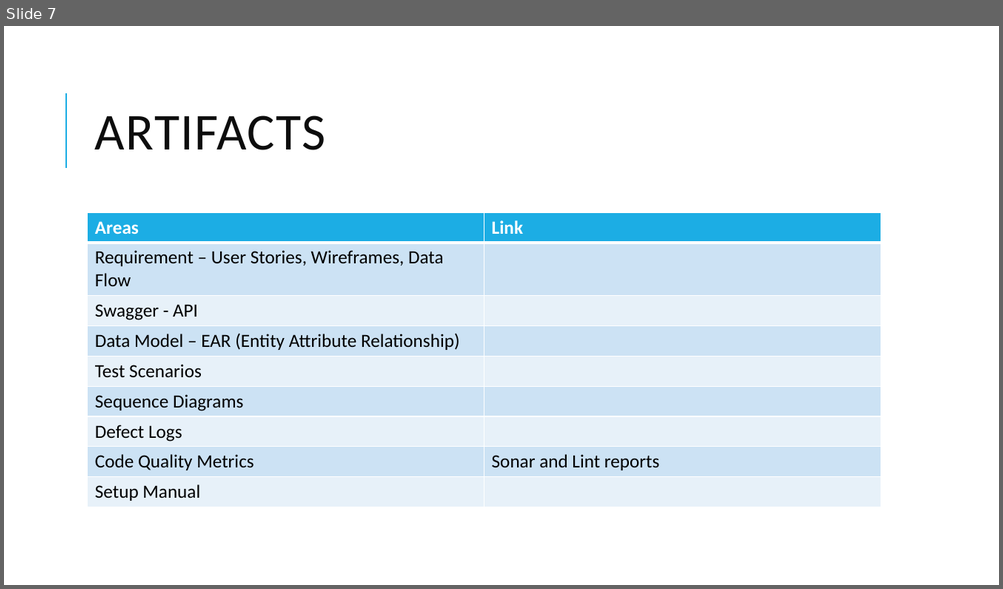
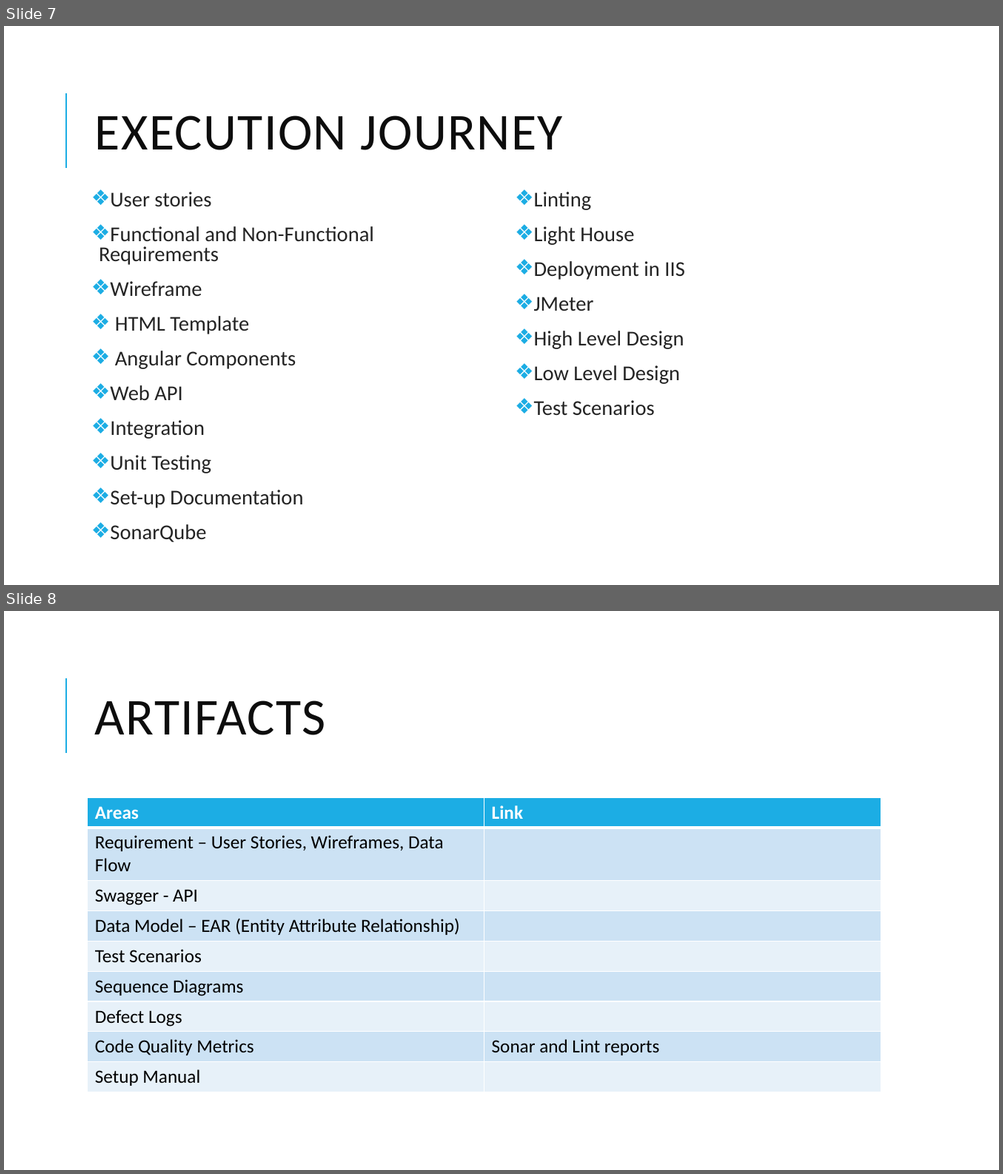
Before and after one commit to TeamAlpha01/Project, a slide deck: Demo PPT/Demo Template.pptx. Shown one above the other, each under a label of ours: slide 7 before the commit, slides 7 and 8 after it. The pictures are 1003x589 and 1003x1174 pixels, drawn with LibreOffice and Linux fonts; fonts in the diff are those of the drawing. Boxes give left, top, right and bottom in pixels: in the first picture for what was removed or moved away, otherwise in the second. Text is boxed around its words. In the diff, an @@ line names an element or a change of style, - is before the commit and + after.

```diff
--- a/Demo PPT/Demo Template.pptx
+++ b/Demo PPT/Demo Template.pptx
@@ slide 7 added at bbox=[4, 26, 999, 585], background #FFFFFF; not listed: 1 template element that a slide beside it also shows @@
@@ title added at bbox=[95, 116, 563, 150], 50 pt, text #0D0D0D @@
+EXECUTION JOURNEY
@@ text added at bbox=[99, 192, 684, 543], 20.4 pt, text #242424 @@
+❖ User stories
+❖ Functional and Non-Functional Requirements
+❖ Wireframe
+❖ HTML Template
+❖ Angular Components
+❖ Web API
+❖ Integration
+❖ Unit Testing
+❖ Set-up Documentation
+❖ SonarQube
+❖ Linting
+❖ Light House
+❖ Deployment in IIS
+❖ JMeter
+❖ High Level Design
+❖ Low Level Design
+❖ Test Scenarios
@@ what was slide 7 is now slide 8 @@
```
Also in this commit, not shown: 6 slides changed, 2 other slides added, 2 slides removed.
